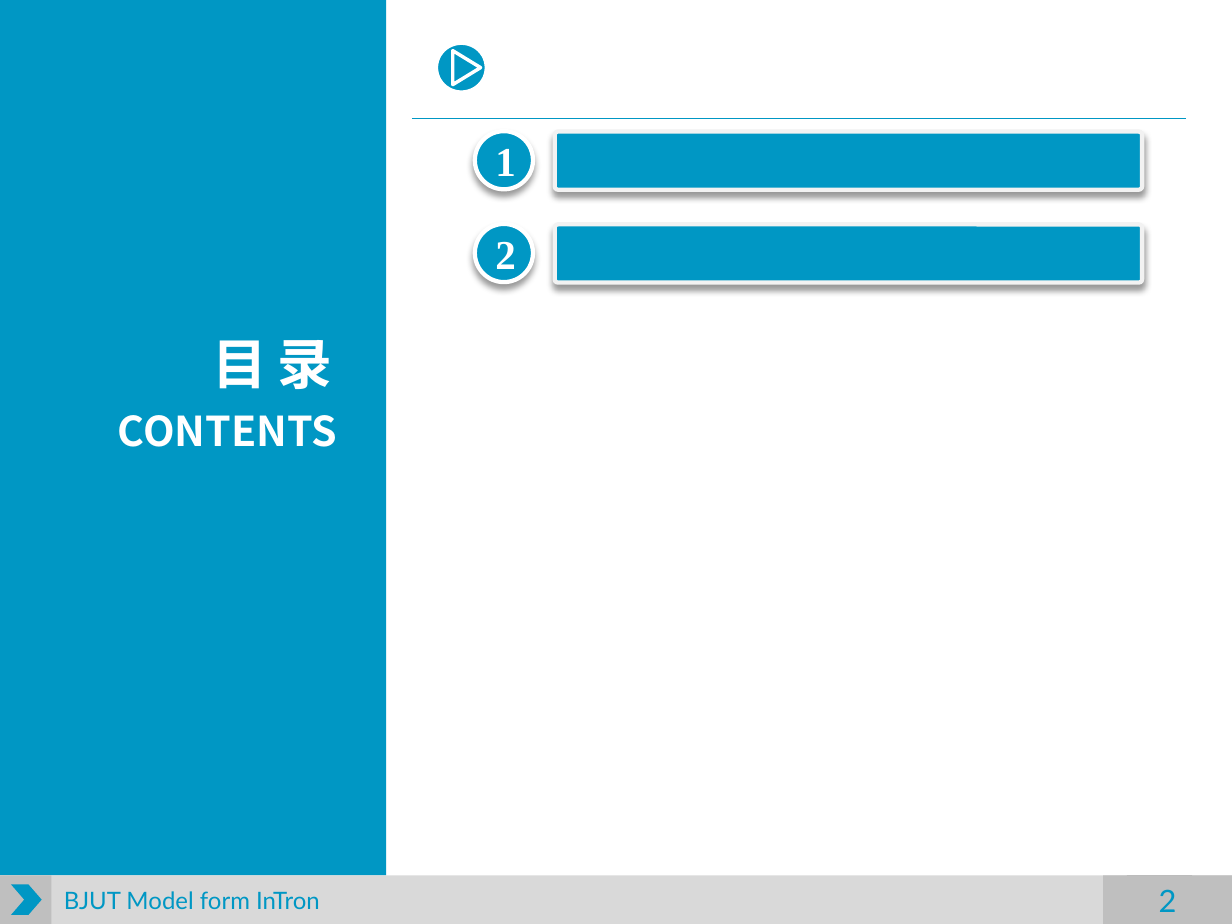
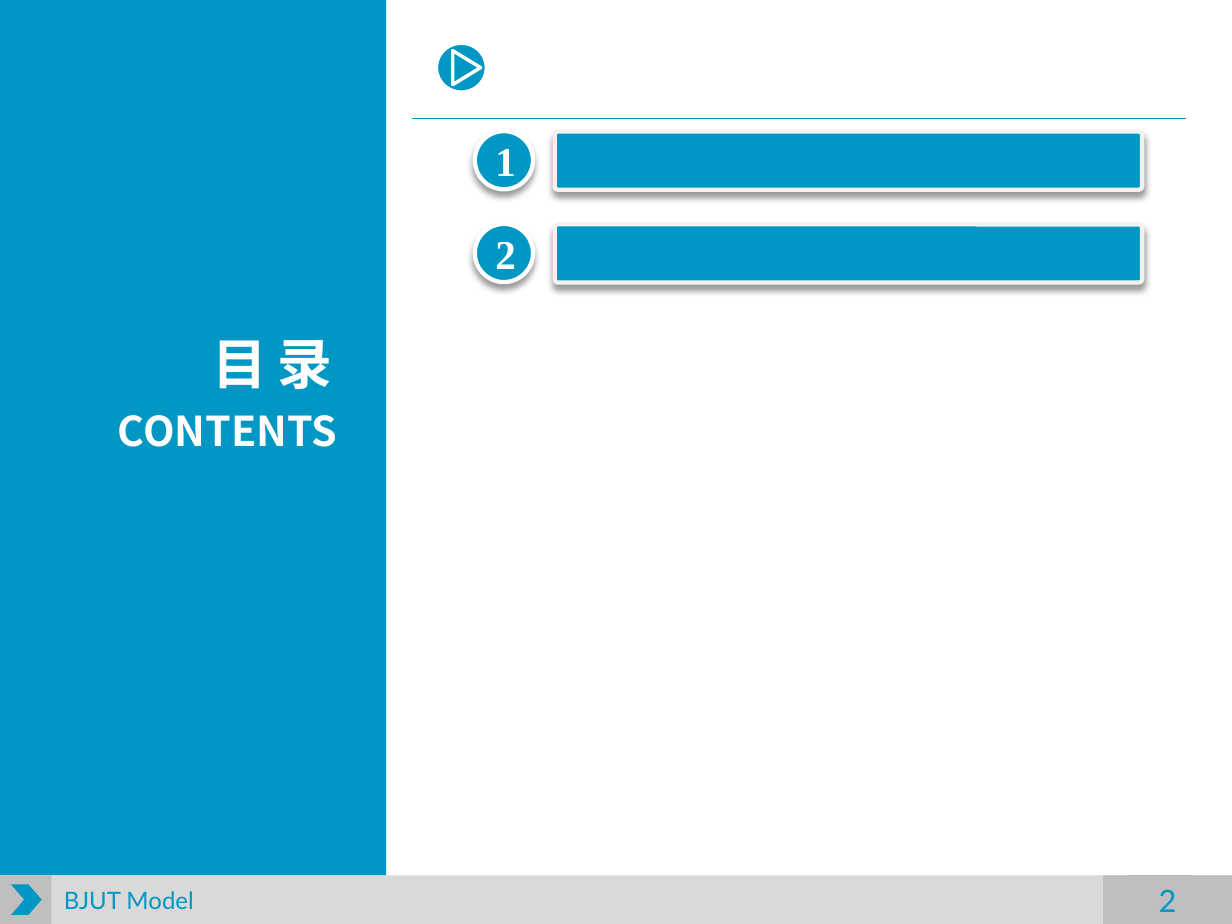
Before and after one commit to bjut-swift/BJUT-PPT-template, a slide deck: slide 2 of BJUT幻灯片模板（4：3）.potx. Drawn at 1232x924 pixels with LibreOffice and Linux fonts; fonts in the diff are those of the drawing; background and template pictures are left out. Boxes give left, top, right and bottom in pixels: in the first picture for what was removed or moved away, otherwise in the second. Text is boxed around its words. In the diff, an @@ line names an element or a change of style, - is before the commit and + after.

```diff
--- a/BJUT幻灯片模板（4：3）.potx
+++ b/BJUT幻灯片模板（4：3）.potx
@@ text at (64,891,193,909): text changed @@
-BJUT Model form InTron
+BJUT Model
```
Also in this commit, not shown: 8 slides added, 4 slides removed, 1 other file.
